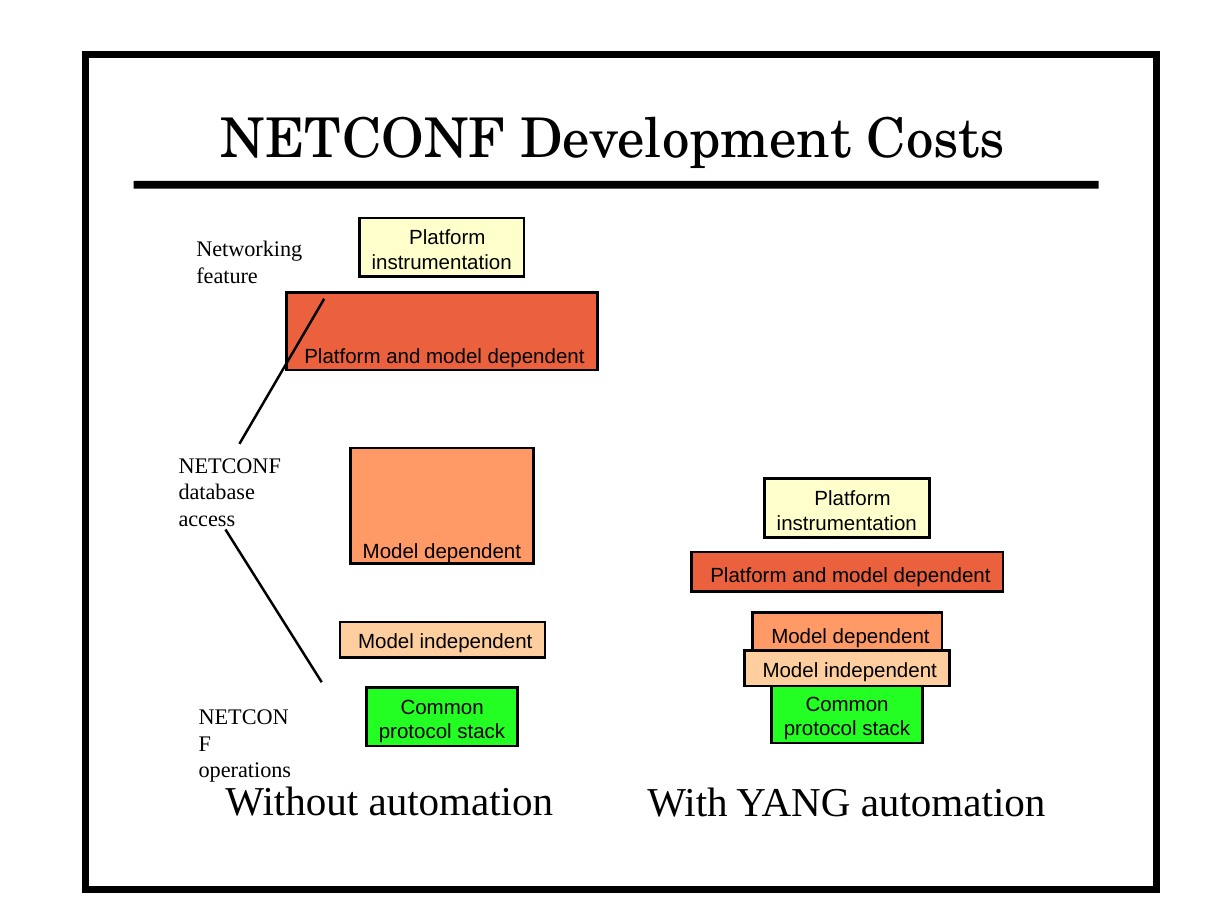
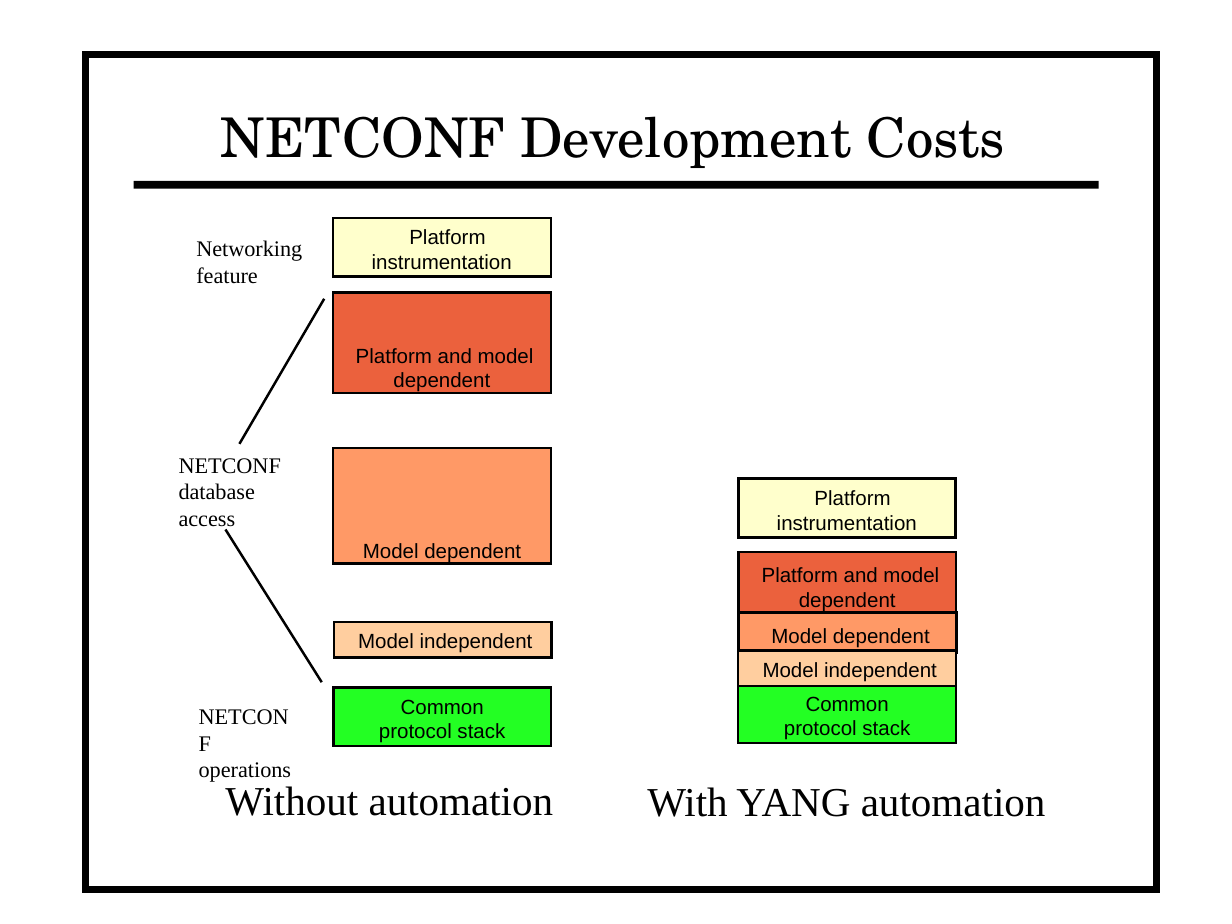
Before and after one commit to vlvassilev/yuma123, a slide deck: slide 1 of netconf/doc/netconfcentral_slides/coststack.odp. Drawn at 1232x924 pixels with LibreOffice and Linux fonts; fonts in the diff are those of the drawing. Boxes give left, top, right and bottom in pixels: in the first picture for what was removed or moved away, otherwise in the second. Text is boxed around its words. In the diff, an @@ line names an element or a change of style, - is before the commit and + after.

```diff
--- a/netconf/doc/netconfcentral_slides/coststack.odp
+++ b/netconf/doc/netconfcentral_slides/coststack.odp
@@ rectangle "Platform instrumentation": place and size @@
-rectangle "Platform instrumentation" at <box>360,218,525,277</box>
+rectangle "Platform instrumentation" at <box>333,218,551,277</box>
@@ rectangle "Platform and model dependent": place and size @@
-rectangle "Platform and model dependent" at <box>287,293,598,371</box>
+rectangle "Platform and model dependent" at <box>333,293,551,394</box>
@@ rectangle "Model dependent": place and size @@
-rectangle "Model dependent" at <box>351,448,535,564</box>
+rectangle "Model dependent" at <box>333,448,551,564</box>
@@ rectangle "Platform instrumentation": place and size @@
-rectangle "Platform instrumentation" at <box>765,479,930,538</box>
+rectangle "Platform instrumentation" at <box>738,479,955,538</box>
@@ rectangle "Platform and model dependent": place and size @@
-rectangle "Platform and model dependent" at <box>691,552,1003,591</box>
+rectangle "Platform and model dependent" at <box>738,552,956,615</box>
@@ rectangle "Model independent": place and size @@
-rectangle "Model independent" at <box>340,622,545,658</box>
+rectangle "Model independent" at <box>334,622,552,658</box>
@@ rectangle "Model dependent": place and size @@
-rectangle "Model dependent" at <box>753,612,942,652</box>
+rectangle "Model dependent" at <box>738,612,956,652</box>
@@ rectangle "Model independent": place and size @@
-rectangle "Model independent" at <box>744,650,949,686</box>
+rectangle "Model independent" at <box>738,650,956,686</box>
@@ rectangle "Common protocol stack": place and size @@
-rectangle "Common protocol stack" at <box>367,687,519,747</box>
+rectangle "Common protocol stack" at <box>333,687,551,747</box>
@@ rectangle "Common protocol stack": place and size @@
-rectangle "Common protocol stack" at <box>771,684,923,743</box>
+rectangle "Common protocol stack" at <box>738,684,956,743</box>
```
Also in this commit, not shown: 22 other files.
